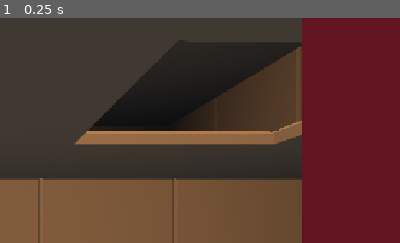
Above: before the commit, frame 1.
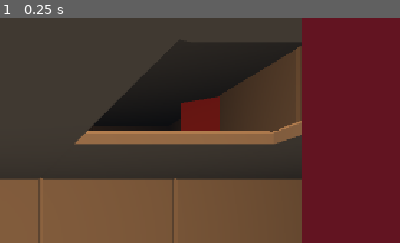
Above: after the commit, the same moment.

Repository: local-minimum/geriatric-crawler
Game: Godot game, scene res://main.tscn
Same seed, same stepped clock (60 frames per second), same inputs: the game is played once before the commit and once after it. The engine's default icon, where the game draws it, is replaced by a stand-in: a white triangle on a blue panel in a dark square.
Inputs:
- Up to frame 1 (0.25 s): no input
The pictures show only the part of the screen within x 44-94%, y 0-50%; the shares and areas given below are measured in that part.

The runs differ from the first frame. In frame 1, 1.4% of the frame differs, in the area x 45-55%, y 34-51%.

Commit message:
Handle one shot triggers better

Diff:
--- a/scenes/dungeon/test_level.tscn
+++ b/scenes/dungeon/test_level.tscn
@@ -230,6 +230,7 @@
 [node name="Demo Encounter" type="Node3D" parent="LevelGeometry/Elevation 0/Node (-3, 0, 1)" node_paths=PackedStringArray("effect") groups=["Encounter"]]
 script = ExtResource("8_kmgg5")
 encounter_id = "demo-enemy"
+repeatable = false
 effect = NodePath("Battle Trigger")
 metadata/_custom_type_script = "uid://bqahhkn6dpex"
 
@@ -242,6 +243,7 @@
 
 [node name="Battle Trigger" type="Node" parent="LevelGeometry/Elevation 0/Node (-3, 0, 1)/Demo Encounter"]
 script = ExtResource("10_rvj20")
+free_encounter_on_complete = true
 metadata/_custom_type_script = "uid://b3kob7bivk342"
 
 [node name="Node (-3, 0, 0)" parent="LevelGeometry/Elevation 0" instance=ExtResource("4_myev5")]
@@ -406,6 +408,23 @@
 
 [node name="Side DOWN" parent="LevelGeometry/Elevation 1/Node (2, 1, -2)" instance=ExtResource("9_4mxkc")]
 
+[node name="Demo Encounter" type="Node3D" parent="LevelGeometry/Elevation 1/Node (2, 1, -2)" node_paths=PackedStringArray("effect") groups=["Encounter"]]
+script = ExtResource("8_kmgg5")
+encounter_id = "demo-enemy"
+effect = NodePath("Battle Trigger")
+metadata/_custom_type_script = "uid://bqahhkn6dpex"
+
+[node name="Avatar" type="Node3D" parent="LevelGeometry/Elevation 1/Node (2, 1, -2)/Demo Encounter"]
+script = ExtResource("9_myev5")
+
+[node name="Encounter Avatar" type="MeshInstance3D" parent="LevelGeometry/Elevation 1/Node (2, 1, -2)/Demo Encounter/Avatar"]
+transform = Transform3D(1, 0, 0, 0, 1, 0, 0, 0, 1, 0, 1.23567, 0)
+mesh = SubResource("QuadMesh_kmgg5")
+
+[node name="Battle Trigger" type="Node" parent="LevelGeometry/Elevation 1/Node (2, 1, -2)/Demo Encounter"]
+script = ExtResource("10_rvj20")
+metadata/_custom_type_script = "uid://b3kob7bivk342"
+
 [node name="Node (2, 1, -1)" parent="LevelGeometry/Elevation 1" instance=ExtResource("4_myev5")]
 transform = Transform3D(1, 0, 0, 0, 1, 0, 0, 0, 1, 5, 2.5, -2.5)
 coordinates = Vector3i(2, 1, -1)
--- a/scripts/battle_mode.gd
+++ b/scripts/battle_mode.gd
@@ -11,6 +11,8 @@
 
     animator.play("fade_in_battle")
     await get_tree().create_timer(1.0).timeout
+    if trigger.free_encounter_on_complete:
+        trigger.encounter.visible = false
     # Show battle
     await get_tree().create_timer(1.0).timeout
     # Let player battle
--- a/scripts/gridded_level/entities/encounter_effects/battle_mode_trigger.gd
+++ b/scripts/gridded_level/entities/encounter_effects/battle_mode_trigger.gd
@@ -1,18 +1,23 @@
 extends GridEncounterEffect
 
 var level: GridLevel
-var encounter: GridEncounter
 
 ## Thing that happesn when an encounter is triggered.
 ## Returns if could trigger
-func invoke(triggering_encounter: GridEncounter, _player: GridEntity) -> bool:
+func invoke(triggering_encounter: GridEncounter, player: GridEntity) -> bool:
     print_debug("Entering battle with %s" % triggering_encounter.name)
-    encounter = triggering_encounter
+
+    @warning_ignore_start("return_value_discarded")
+    super(triggering_encounter, player)
+    @warning_ignore_restore("return_value_discarded")
+
     level = triggering_encounter.get_level()
     level.paused = true
     level.battle_mode.enter_battle(self)
     return true
 
 func complete() -> void:
+    super()
+
     level.paused = false
     print_debug("Battle ended, returned to exploring")
--- a/scripts/gridded_level/entities/encounter_effects/grid_encounter_effect.gd
+++ b/scripts/gridded_level/entities/encounter_effects/grid_encounter_effect.gd
@@ -1,12 +1,18 @@
 extends Node
 class_name GridEncounterEffect
 
+@export
+var free_encounter_on_complete: bool
+
+var encounter: GridEncounter
+
 ## Thing that happesn when an encounter is triggered.
 ## Returns if could trigger
-func invoke(_encounter: GridEncounter, _player: GridEntity) -> bool:
-    push_warning("Encounter '%s' doesn't have an effect" % _encounter.encounter_id)
+func invoke(triggering_encounter: GridEncounter, _player: GridEntity) -> bool:
+    encounter = triggering_encounter
     return false
 
 ## Optional on complete clean up of effect
 func complete() -> void:
-    push_warning("Encounter effect %s doesn't complete action" % name)
+    if free_encounter_on_complete:
+        encounter.queue_free()
